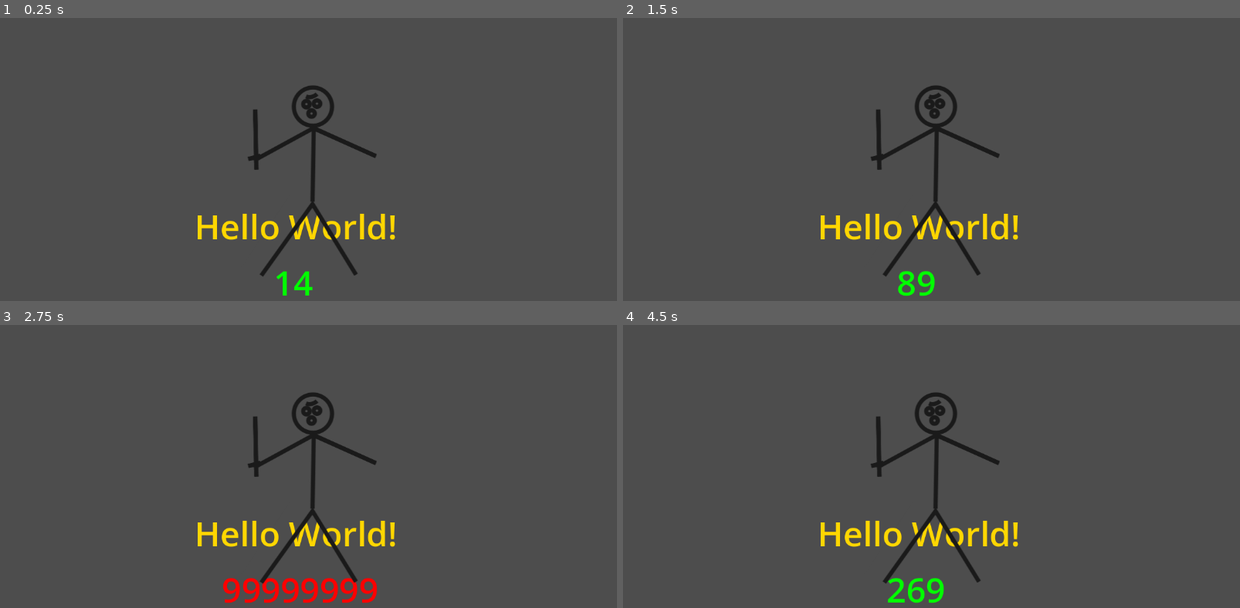
Above: before the commit, frames 1-4 (two rows, left to right).
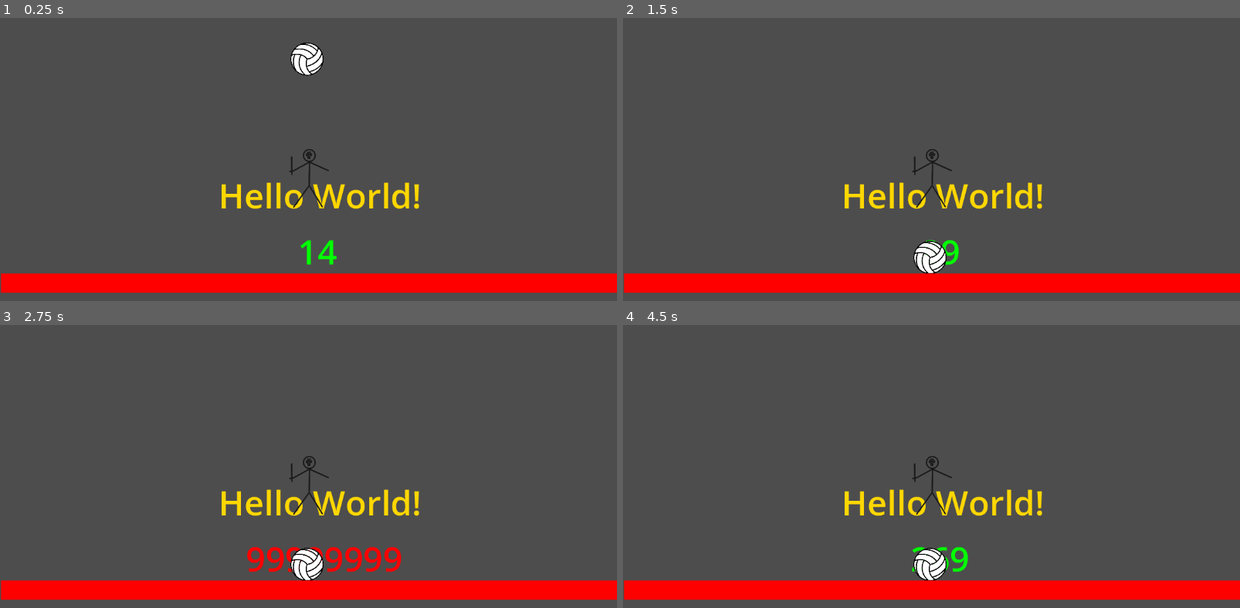
Above: after the commit, the same moments.

Repository: NShanklin22/Expand
Game: Godot game, scene res://Scenes/World.tscn
Two runs of this game, one before a commit and one after it. Both use one fixed random seed, a clock stepped at 60 frames per second and the inputs below.
Inputs (mouse positions are in pixels of both pictures, inside the frame that each line leads up to):
- Up to frame 1 (0.25 s): no input
- Up to frame 2 (1.5 s): move the mouse to (1067, 165) at 0.52 s; hold Space (Change) 0.53-1.28 s; tap Enter at 1.25 s; move the mouse to (808, 199) at 1.27 s; tap Space (Change) at 1.35 s
- Up to frame 3 (2.75 s): move the mouse to (370, 412) at 2.02 s; hold Space (Change) from 2.03 s (still down)
- Up to frame 4 (4.5 s): move the mouse to (900, 557) at 2.77 s; release Space (Change) at 2.78 s; tap Space (Change) at 2.85, 4.35 s; move the mouse to (1116, 540) at 3.52 s; hold Space (Change) 3.53-4.28 s; tap Enter at 4.25 s; move the mouse to (746, 435) at 4.27 s

The runs differ from the first frame. In frame 1, 12% of the frame differs, in the area x 0-100%, y 8-99%; in frame 2, 12%; in frame 3, 12%, in the area x 0-100%, y 23-99%; in frame 4, 12%.

Commit message:
new assets and scenes

Diff:
--- a/Scenes/General.tscn
+++ b/Scenes/General.tscn
@@ -4,8 +4,11 @@
 [ext_resource type="Script" path="res://Scripts/GenerateGuy.gd" id="2_5ht05"]
 
 [node name="General" type="CharacterBody2D"]
+position = Vector2(1, 3)
 
 [node name="Sprite2D" type="Sprite2D" parent="."]
+position = Vector2(-1.00001, -5.00001)
+scale = Vector2(0.307843, 0.307843)
 texture = ExtResource("1_66l1o")
 script = ExtResource("2_5ht05")
 
--- a/Scenes/World.tscn
+++ b/Scenes/World.tscn
@@ -1,9 +1,16 @@
-[gd_scene load_steps=3 format=3 uid="uid://d3apiuabdj7oy"]
+[gd_scene load_steps=6 format=3 uid="uid://d3apiuabdj7oy"]
 
 [ext_resource type="Script" path="res://Scripts/HelloWorld.gd" id="1_l1yk4"]
 [ext_resource type="PackedScene" uid="uid://bfh6iun8u82k0" path="res://Scenes/General.tscn" id="2_aifoq"]
+[ext_resource type="PackedScene" uid="uid://cea8quxfpoty" path="res://Scenes/ball.tscn" id="3_5ikes"]
+
+[sub_resource type="RectangleShape2D" id="RectangleShape2D_muq88"]
+size = Vector2(1147, 37)
+
+[sub_resource type="ImageTexture" id="ImageTexture_kwlcj"]
 
 [node name="Main" type="Node2D"]
+position = Vector2(-557, -362)
 script = ExtResource("1_l1yk4")
 
 [node name="Label1" type="Label" parent="."]
@@ -17,6 +24,7 @@
 "
 horizontal_alignment = 1
 vertical_alignment = 1
+metadata/_edit_use_anchors_ = true
 
 [node name="Label2" type="Label" parent="."]
 offset_left = 440.0
@@ -29,8 +37,26 @@
 "
 horizontal_alignment = 1
 vertical_alignment = 1
-
-[node name="Node2D" type="Node2D" parent="."]
+metadata/_edit_use_anchors_ = true
 
 [node name="General" parent="." instance=ExtResource("2_aifoq")]
-position = Vector2(602, 307)
+position = Vector2(557, 365)
+
+[node name="Ball" parent="." instance=ExtResource("3_5ikes")]
+position = Vector2(554, 108)
+
+[node name="Wall" type="StaticBody2D" parent="."]
+
+[node name="CollisionShape2D" type="CollisionShape2D" parent="Wall"]
+position = Vector2(558, 557)
+shape = SubResource("RectangleShape2D_muq88")
+
+[node name="Sprite2D" type="Sprite2D" parent="Wall"]
+texture = SubResource("ImageTexture_kwlcj")
+
+[node name="ColorRect" type="ColorRect" parent="Wall"]
+offset_left = -17.0
+offset_top = 538.0
+offset_right = 1134.0
+offset_bottom = 574.0
+color = Color(1, 0, 0, 1)
--- /dev/null
+++ b/Scenes/ball.tscn
@@ -0,0 +1,19 @@
+[gd_scene load_steps=3 format=3 uid="uid://cea8quxfpoty"]
+
+[ext_resource type="Texture2D" uid="uid://cwtfnxcq7r250" path="res://Assets/istockphoto-1305166860-612x612 (3).png" id="1_ecb6f"]
+
+[sub_resource type="CircleShape2D" id="CircleShape2D_e2vio"]
+radius = 31.0161
+
+[node name="RigidBody2D" type="RigidBody2D"]
+mass = 5.0
+
+[node name="CollisionShape2D" type="CollisionShape2D" parent="."]
+position = Vector2(0.125, 0.125)
+shape = SubResource("CircleShape2D_e2vio")
+debug_color = Color(1, 0, 0, 0.419608)
+
+[node name="Sprite2D" type="Sprite2D" parent="."]
+position = Vector2(0.304799, 0.304799)
+scale = Vector2(0.129723, 0.129723)
+texture = ExtResource("1_ecb6f")
--- a/Scripts/GenerateGuy.gd
+++ b/Scripts/GenerateGuy.gd
@@ -5,4 +5,6 @@
 
 func _unhandled_input(event: InputEvent) -> void:
 	if event is InputEventMouse and event.is_pressed():
-		print("MOUSE RELEASED RUN!!!")
+		var mousePosition = get_global_mouse_position()
+		position = mousePosition
+		print("Moved!")
Binary file added: Assets/istockphoto-1305166860-612x612 (3).png
Not shown, added: Assets/istockphoto-1305166860-612x612 (3).png.import
